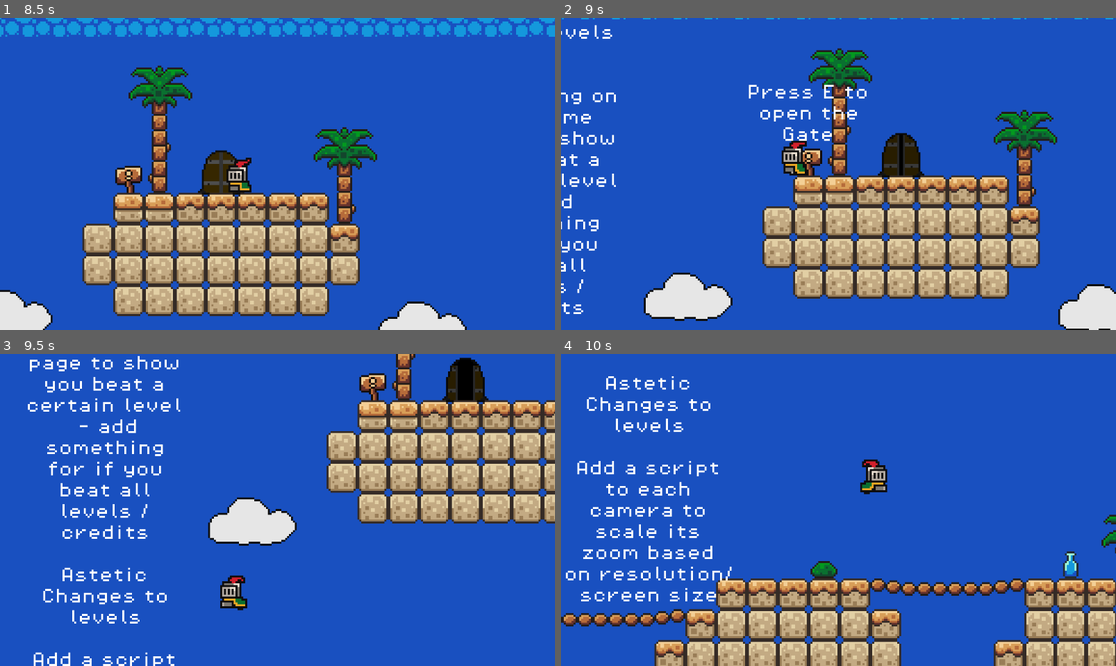
Above: before the commit, frames 1-4 (two rows, left to right).
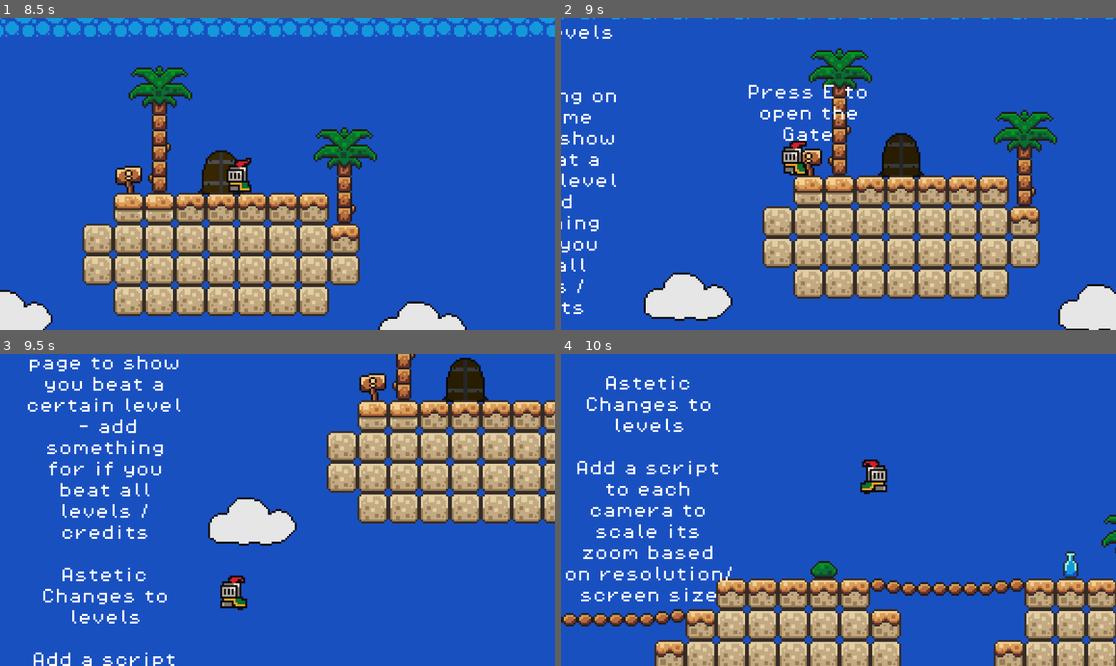
Above: after the commit, the same moments.

Repository: Highlighter56/Brakeys-Game
Game: Godot game, scene res://scense/Levels/level_3.tscn
Two runs of this game, one before a commit and one after it. Both use one fixed random seed, a clock stepped at 60 frames per second and the inputs below. This scene is started directly instead of the project's main scene. Sound files missing from this copy of the repository are replaced by a short silence.
Inputs:
- Up to frame 1 (8.5 s): hold D (move_right) 0.53-2.03 s; tap E (interact) every 0.75 s from 0.6 to 8.1 s; tap W (jump) at 0.77, 1.52, 3.02, 3.77, 4.52, 6.02, 6.77, 7.52 s; hold A (move_left) 2.03-4.28 s; hold D (move_right) 4.28-8.03 s; hold A (move_left) from 8.03 s (still down)
- Up to frame 2 (9 s): keep holding A (move_left); tap E (interact) at 8.75, 8.85 s
- Up to frame 3 (9.5 s): keep holding A (move_left); tap W (jump) at 9.02 s
- Up to frame 4 (10 s): release A (move_left) at 9.53 s; hold D (move_right) from 9.53 s (still down); tap E (interact) at 9.6 s; tap W (jump) at 9.77 s

Frame 1 is identical in both runs. In frame 2, 0.2% of the frame differs, in the area x 58-64%, y 37-51%; in frame 3, 0.4%, in the area x 81-87%, y 1-15%; in frame 4, nothing differs.

Commit message:
Wokring level 1 Level Completion Tracker

Diff:
--- a/scense/Levels/level_1.tscn
+++ b/scense/Levels/level_1.tscn
@@ -1026,6 +1026,7 @@
 text = "Collect All The Coins!"
 
 [node name="Door" parent="GameManager" instance=ExtResource("5_wgqe4")]
+unique_name_in_owner = true
 position = Vector2(-48, -176)
 
 [node name="Firework1" parent="GameManager" instance=ExtResource("6_m7twi")]
@@ -1052,6 +1053,14 @@
 yEnd = -35
 time = 1.2
 
+[node name="DoorDelay1" type="Timer" parent="GameManager"]
+wait_time = 2.0
+one_shot = true
+
+[node name="DoorDelay2" type="Timer" parent="GameManager"]
+wait_time = 2.0
+one_shot = true
+
 [node name="TileMap" type="TileMap" parent="."]
 tile_set = SubResource("TileSet_j6tue")
 format = 2
@@ -1062,7 +1071,7 @@
 
 [node name="Player" parent="." instance=ExtResource("9_mkvtt")]
 unique_name_in_owner = true
-position = Vector2(-59, 14)
+position = Vector2(-70, 8)
 
 [node name="Camera2D" type="Camera2D" parent="Player"]
 position = Vector2(0, -6)
@@ -1360,7 +1369,7 @@
 offset_top = -133.0
 offset_right = -126.0
 offset_bottom = -88.0
-text = "Your Goal is to Collect all the Coins, then reach the end!"
+text = "Your Goal is to Collect all the Coins, then reach the Door!"
 metadata/_edit_use_anchors_ = true
 
 [node name="Sign2" type="Node" parent="Folder_Sign"]
@@ -1451,5 +1460,9 @@
 position = Vector2(-8, -119)
 source_path = NodePath("../Button")
 
+[connection signal="levelComplete" from="GameManager" to="Player" method="_on_game_manager_level_complete"]
 [connection signal="canNotAccess" from="GameManager/Door" to="Player/Camera2D" method="_on_door_can_not_access"]
+[connection signal="triggerLevelComplete" from="GameManager/Door" to="GameManager" method="_on_door_trigger_level_complete"]
+[connection signal="timeout" from="GameManager/DoorDelay1" to="GameManager" method="_on_door_delay_1_timeout"]
+[connection signal="timeout" from="GameManager/DoorDelay2" to="GameManager" method="_on_door_delay_2_timeout"]
 [connection signal="timeout" from="Player/Camera2D/Timer" to="Player/Camera2D" method="_on_timer_timeout"]
--- a/scense/Levels/level_3.tscn
+++ b/scense/Levels/level_3.tscn
@@ -696,7 +696,16 @@
 script = ExtResource("1_8lepx")
 
 [node name="Door2" parent="GameManager" instance=ExtResource("2_bvexx")]
+unique_name_in_owner = true
 position = Vector2(872, 129)
+
+[node name="DoorDelay1" type="Timer" parent="GameManager"]
+wait_time = 2.0
+one_shot = true
+
+[node name="DoorDelay2" type="Timer" parent="GameManager"]
+wait_time = 2.0
+one_shot = true
 
 [node name="Player" parent="." instance=ExtResource("1_av7of")]
 unique_name_in_owner = true
@@ -1121,7 +1130,10 @@
 position = Vector2(1208, 120)
 source_path = NodePath("../Button")
 
-[connection signal="level_complete" from="GameManager" to="GameManager/Door2" method="_on_game_manager_level_complete"]
+[connection signal="levelComplete" from="GameManager" to="Player" method="_on_game_manager_level_complete"]
+[connection signal="triggeringLevelCompletion" from="GameManager/Door2" to="GameManager" method="_on_door_2_triggering_level_completion"]
+[connection signal="timeout" from="GameManager/DoorDelay1" to="GameManager" method="_on_door_delay_1_timeout"]
+[connection signal="timeout" from="GameManager/DoorDelay2" to="GameManager" method="_on_door_delay_2_timeout"]
 [connection signal="timeout" from="Player/Camera2D/Rise Shake Timer" to="Player/Camera2D" method="_on_rise_shake_timer_timeout"]
 [connection signal="timeout" from="Player/Camera2D/Sink Shake Timer" to="Player/Camera2D" method="_on_sink_shake_timer_timeout"]
 [connection signal="shakeScreenRise" from="platform_Big" to="Player/Camera2D" method="_on_platform_big_shake_screen_rise"]
--- a/scense/door.tscn
+++ b/scense/door.tscn
@@ -194,7 +194,7 @@
 }]
 
 [sub_resource type="RectangleShape2D" id="RectangleShape2D_fd35h"]
-size = Vector2(34, 29)
+size = Vector2(28, 3)
 
 [node name="Door" type="Node2D"]
 script = ExtResource("1_ocj6q")
@@ -224,7 +224,7 @@
 collision_mask = 2
 
 [node name="CollisionShape2D" type="CollisionShape2D" parent="Area2D"]
-position = Vector2(0, -14.5)
+position = Vector2(0, -1.5)
 shape = SubResource("RectangleShape2D_fd35h")
 
 [node name="DelayOpenClose" type="Timer" parent="."]
--- a/scense/door_2.tscn
+++ b/scense/door_2.tscn
@@ -36,6 +36,18 @@
 "method": &"close_door_helper"
 }]
 }
+tracks/2/type = "value"
+tracks/2/imported = false
+tracks/2/enabled = true
+tracks/2/path = NodePath("tap:playing")
+tracks/2/interp = 1
+tracks/2/loop_wrap = true
+tracks/2/keys = {
+"times": PackedFloat32Array(0),
+"transitions": PackedFloat32Array(1),
+"update": 1,
+"values": [true]
+}
 
 [sub_resource type="Animation" id="Animation_e54nf"]
 resource_name = "Open_Door_Animation"
@@ -66,6 +78,18 @@
 "method": &"open_door_helper"
 }]
 }
+tracks/2/type = "value"
+tracks/2/imported = false
+tracks/2/enabled = true
+tracks/2/path = NodePath("tap:playing")
+tracks/2/interp = 1
+tracks/2/loop_wrap = true
+tracks/2/keys = {
+"times": PackedFloat32Array(0),
+"transitions": PackedFloat32Array(1),
+"update": 1,
+"values": [true]
+}
 
 [sub_resource type="Animation" id="Animation_mmf7h"]
 length = 0.001
@@ -93,6 +117,18 @@
 "update": 1,
 "values": [false]
 }
+tracks/2/type = "value"
+tracks/2/imported = false
+tracks/2/enabled = true
+tracks/2/path = NodePath("tap:playing")
+tracks/2/interp = 1
+tracks/2/loop_wrap = true
+tracks/2/keys = {
+"times": PackedFloat32Array(0),
+"transitions": PackedFloat32Array(1),
+"update": 1,
+"values": [false]
+}
 
 [sub_resource type="AnimationLibrary" id="AnimationLibrary_ggxuw"]
 _data = {
@@ -248,7 +284,7 @@
 }]
 
 [sub_resource type="RectangleShape2D" id="RectangleShape2D_logf1"]
-size = Vector2(54, 32)
+size = Vector2(28, 4)
 
 [node name="Door2" type="Node2D"]
 script = ExtResource("1_kvdsq")
@@ -276,12 +312,13 @@
 
 [node name="tap" type="AudioStreamPlayer2D" parent="."]
 stream = ExtResource("5_5vs1o")
-bus = &"Player"
+bus = &"Effects"
 
 [node name="Area2D" type="Area2D" parent="."]
 collision_mask = 2
 
 [node name="CollisionShape2D" type="CollisionShape2D" parent="Area2D"]
+position = Vector2(0, 14)
 shape = SubResource("RectangleShape2D_logf1")
 
 [connection signal="animation_finished" from="AnimatedSprite2D" to="." method="_on_animated_sprite_2d_animation_finished"]
--- a/scripts/door.gd
+++ b/scripts/door.gd
@@ -10,6 +10,7 @@
 @onready var error = $error
 
 signal canNotAccess
+signal triggerLevelComplete
 
 # False=Closed	Ture=Opem
 var state = false
@@ -31,6 +32,8 @@
 						doorClose3()
 					else:
 						doorOpen()
+						#print("door")
+						triggerLevelComplete.emit()
 					state=!state
 				else:
 					erroring=true
@@ -45,7 +48,7 @@
 
 func doorClose3():
 	animating = true
-	tap.play()
+	#tap.play()
 	animated_sprite_2d.play("PartClose")
 	delay_close_sound.start()
 
--- a/scripts/door_2.gd
+++ b/scripts/door_2.gd
@@ -2,9 +2,11 @@
 
 @onready var animated_sprite_2d = $AnimatedSprite2D
 @onready var animation_player = $AnimationPlayer
+@onready var game_manager = %GameManager
 
 signal hasOpened
 signal doorIsDoneOpening
+signal triggeringLevelCompletion
 
 var isClosed = true
 var isAnimating = false
@@ -20,12 +22,10 @@
 		isAnimating = !isAnimating
 		if(isClosed):
 			#print("Door Opens")
-			animation_player.play("Open_Door_Animation")
-			isClosed = false
+			doorOpenFunction()
 		else:
 			#print("Door Closes")
-			animation_player.play("Close_Door_Animation")
-			isClosed = true
+			doorCloseFunction()
 		#print(isClosed)
 
 # Plays Animation Swquence for Animation Player
@@ -34,12 +34,20 @@
 	open_door_helper()
 func open_door_helper():
 	animated_sprite_2d.play("open_door")
+func doorOpenFunction():
+	animation_player.play("Open_Door_Animation")
+	isClosed = false
+	triggeringLevelCompletion.emit()
 
 func animation_close_door():
 	animation_player.play("Close_Door_Animation")
 	close_door_helper()
 func close_door_helper():
 	animated_sprite_2d.play("close_door")
+func doorCloseFunction():
+	animation_player.play("Close_Door_Animation")
+	isClosed = true
+
 
 # Unlocks Interactability
 func _on_animated_sprite_2d_animation_finished():
--- a/scripts/game_manager_level_1.gd
+++ b/scripts/game_manager_level_1.gd
@@ -1,13 +1,19 @@
 extends Node
+
 @onready var sign_text = $"DisplaySign/Sign Text"
 @onready var folder_coins = %Folder_Coins
 @onready var player = %Player
 @onready var firework_1 = $Firework1
 @onready var firework_2 = $Firework2
 @onready var firework_3 = $Firework3
+@onready var door_delay_1 = $DoorDelay1
+@onready var door_delay_2 = $DoorDelay2
+@onready var door = %Door
 
 var score = 0
 @onready var coinCount = folder_coins.get_child_count()
+
+signal levelComplete
 
 func _ready():
 	#.get_child_count() returns the number of children a node has
@@ -31,3 +37,18 @@
 
 func isComplete():
 	return score/coinCount==1
+
+
+func _on_door_trigger_level_complete():
+	#print("Game Manager")
+	levelComplete.emit()
+	door_delay_1.start()
+
+func _on_door_delay_1_timeout():
+	player.visible = false
+	door.doorClose3()
+	door_delay_2.start()
+
+func _on_door_delay_2_timeout():
+	get_node("/root/LevelComplitionTracker").completedLevelOne = true
+	get_tree().change_scene_to_file("res://scense/Levels/home_page.tscn")
--- a/scripts/game_manager_level_3.gd
+++ b/scripts/game_manager_level_3.gd
@@ -1,14 +1,33 @@
 extends Node
 
-signal level_complete
+@onready var door = %Door2
+@onready var door_delay_1 = $DoorDelay1
+@onready var door_delay_2 = $DoorDelay2
+@onready var player = %Player
 
-func _ready():
-	# True, the level is not complete when you first open it, but to reuse the code for door 2,
-	# this is a super simple solution
-	#level_complete.emit()
-	pass
+signal levelComplete
 
 # Even though Im not keeping track of coin count in this level, I need this funcion
 # here otherwise Id have to create a new coin script
 func addPoint():
 	pass
+
+
+func _ready():
+	pass
+
+func _process(delta):
+	pass
+
+func _on_door_2_triggering_level_completion():
+	levelComplete.emit()
+	door_delay_1.start()
+
+func _on_door_delay_1_timeout():
+	player.visible = false
+	door.doorCloseFunction()
+	door_delay_2.start()
+
+func _on_door_delay_2_timeout():
+	get_node("/root/LevelComplitionTracker").completedLevelThree = true
+	get_tree().change_scene_to_file("res://scense/Levels/home_page.tscn")
--- a/scripts/player.gd
+++ b/scripts/player.gd
@@ -55,6 +55,7 @@
 
 # Gets called consintently, so physics works as it should (by default 60 tiems per second)
 func _physics_process(delta):
+	#print(levelComplete)
 
 	#print("Current:" + str(currentState))
 	match currentState:
@@ -94,6 +95,7 @@
 			velocity.x = 0
 			move_and_slide()
 
+
 # This should cause it so that once the level is complete, player controls are disabled
 	if(!levelComplete):
 		# Handles Direction
@@ -128,4 +130,5 @@
 
 
 func _on_game_manager_level_complete():
+	#print("player")
 	levelComplete = true
Not shown, changed: scense/Levels/level_2.tscn
